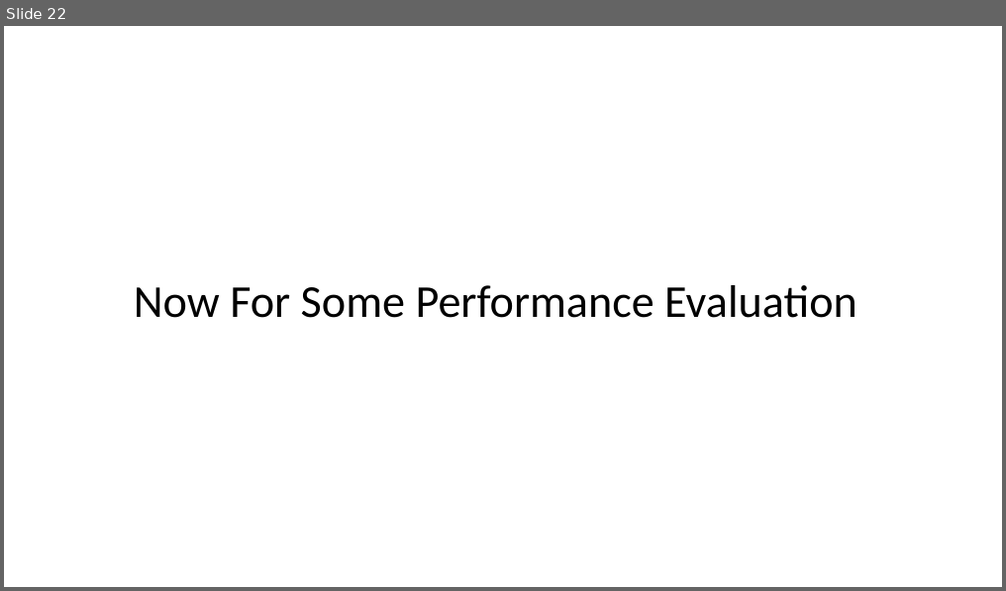
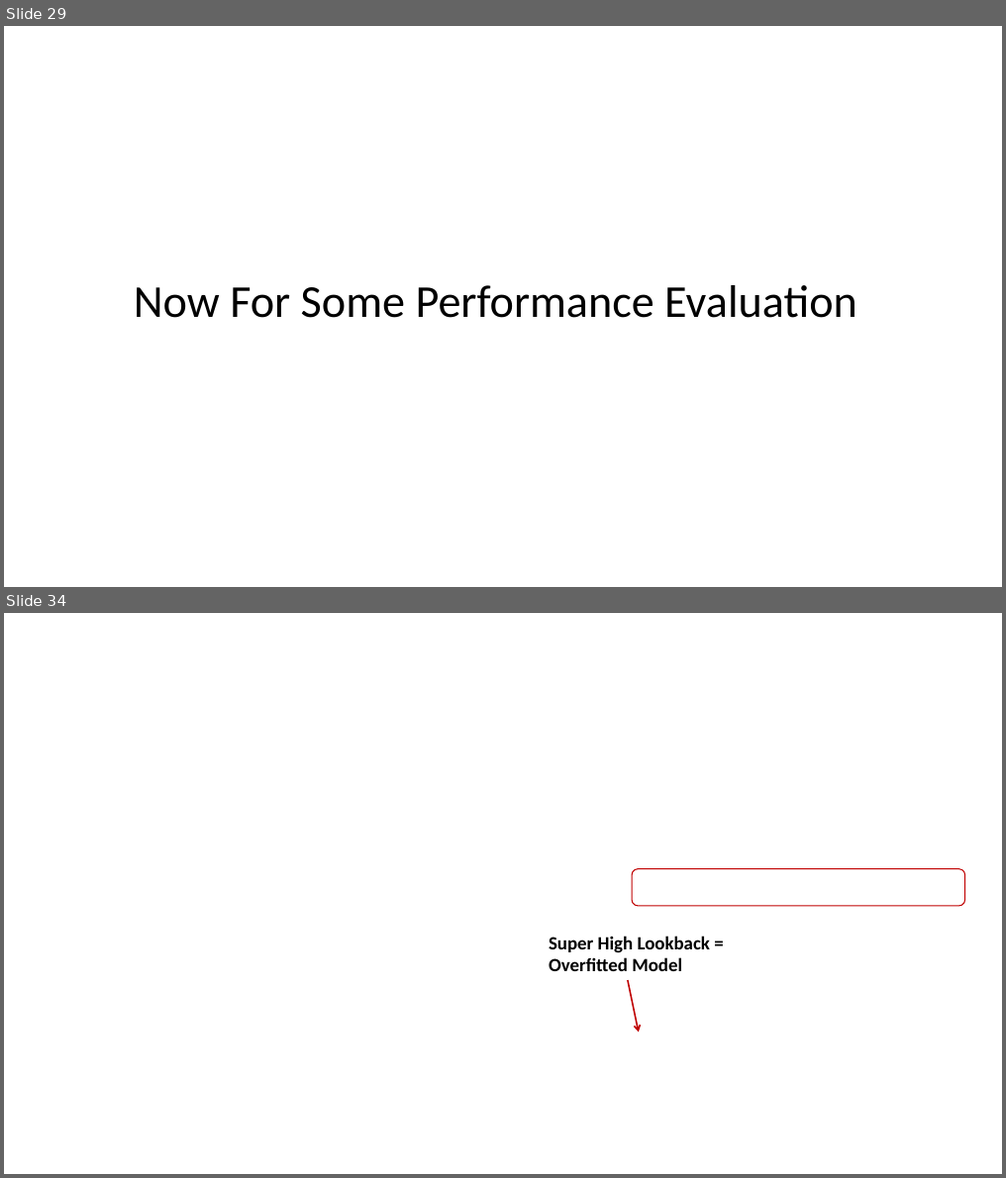
Before and after one commit to christy108/PATTERN_PROJECT_QUANT_WORKSHOP, a slide deck: Presentation/Presentation.pptx. Shown one above the other, each under a label of ours: slide 22 before the commit, slides 29 and 34 after it; the slides between them are not shown. The pictures are 1006x591 and 1006x1178 pixels, drawn with LibreOffice and Linux fonts; fonts in the diff are those of the drawing; background and template pictures are left out. Boxes give left, top, right and bottom in pixels: in the first picture for what was removed or moved away, otherwise in the second. Text is boxed around its words. In the diff, an @@ line names an element or a change of style, - is before the commit and + after.

```diff
--- a/Presentation/Presentation.pptx
+++ b/Presentation/Presentation.pptx
@@ slide 34 added at <box>4,613,1002,1174</box>, background picture (left out) @@
@@ rounded rectangle added at <box>632,869,965,906</box>, outline #C00000 1 pt @@
@@ text added at <box>548,936,710,971</box>, 18 pt, text #000000, bold @@
+Super High Lookback = Overfitted Model
@@ arrow added from (628, 980) to (639, 1032), #C00000 1.5 pt @@
@@ what was slide 22 is now slide 29 @@
```
Also in this commit, not shown: 12 slides changed, 16 other slides added, 2 slides removed.
